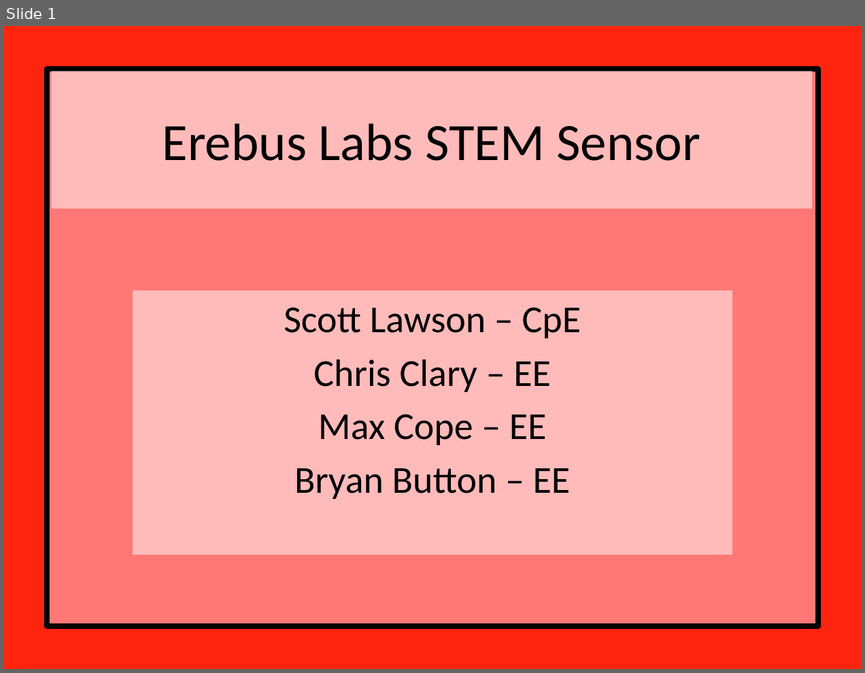
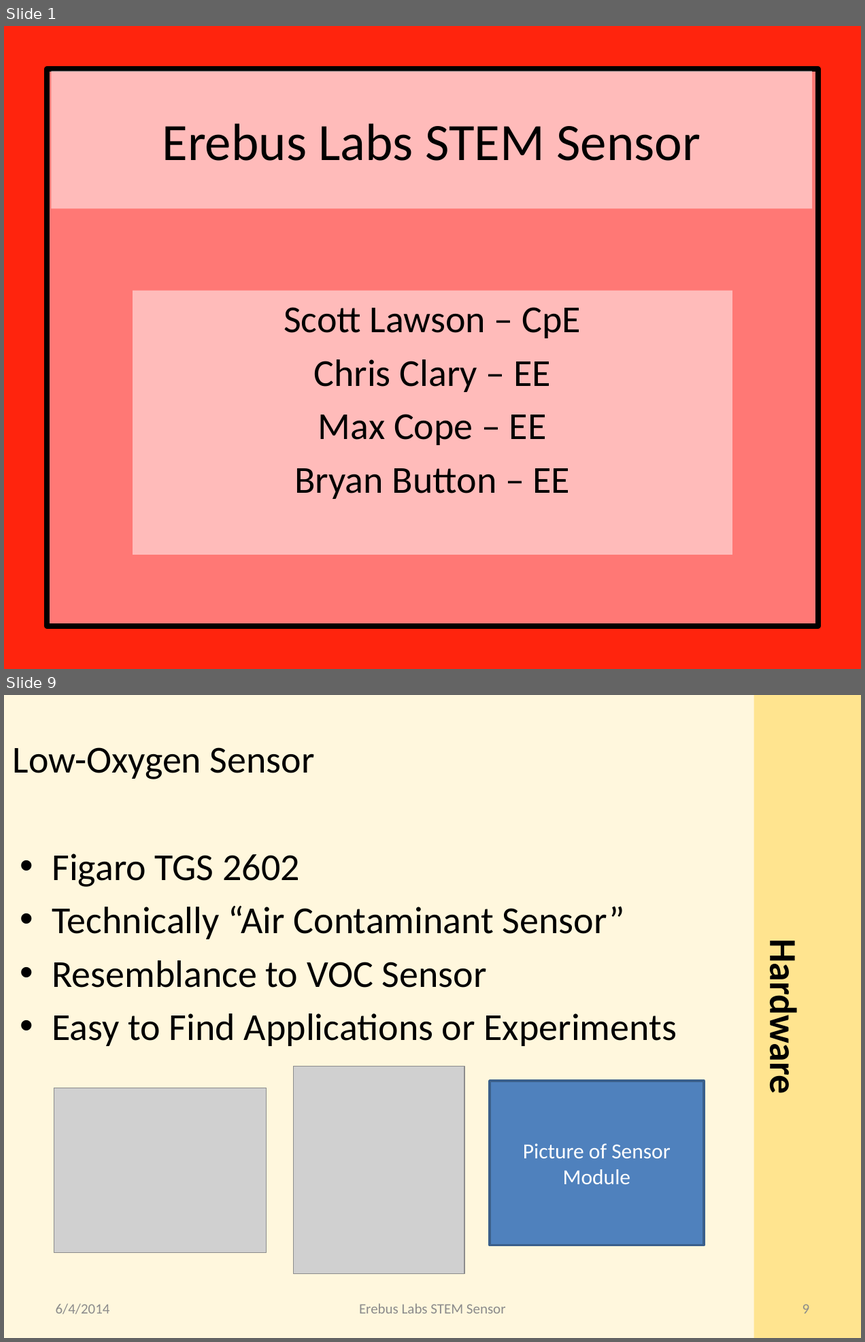
Before and after one commit to erebus-labs/PSU-VOC-SENSOR-2K14, a slide deck: Documents/Capstone Presentation.pptx. Shown one above the other, each under a label of ours: slide 1 before the commit, slides 1 and 9 after it; the slides between them are not shown. The pictures are 865x673 and 865x1342 pixels, drawn with LibreOffice and Linux fonts; fonts in the diff are those of the drawing; grey boxes stand for pictures. Boxes give left, top, right and bottom in pixels: in the first picture for what was removed or moved away, otherwise in the second. Text is boxed around its words. In the diff, an @@ line names an element or a change of style, - is before the commit and + after.

```diff
--- a/Documents/Capstone Presentation.pptx
+++ b/Documents/Capstone Presentation.pptx
@@ slide 9 added at bbox=[4, 695, 861, 1338], background #FFF7DD @@
@@ rectangle added at bbox=[753, 695, 861, 1338], fill #FFE48F @@
@@ text added at bbox=[13, 747, 315, 779], 32 pt, text #000000 @@
+Low-Oxygen Sensor
@@ text added at bbox=[52, 853, 677, 1046], 32 pt, text #000000 @@
+• Figaro TGS 2602
+• Technically “Air Contaminant Sensor”
+• Resemblance to VOC Sensor
+• Easy to Find Applications or Experiments
@@ text added at bbox=[759, 953, 806, 1089], 32 pt, text #000000, bold @@
+Hardware
@@ picture added at bbox=[294, 1066, 464, 1273] @@
@@ rectangle added at bbox=[490, 1081, 704, 1245], fill #4F81BD, outline #3A5F8C 2 pt, 18 pt, text #FFFFFF @@
+Picture of Sensor Module
@@ picture added at bbox=[54, 1087, 266, 1252] @@
@@ text added at bbox=[56, 1303, 110, 1314], 12 pt, text #8C8C8C @@
+6/4/2014
@@ text added at bbox=[359, 1303, 506, 1313], 12 pt, text #8C8C8C @@
+Erebus Labs STEM Sensor
@@ page number added at bbox=[802, 1304, 810, 1313], 12 pt, text #8C8C8C @@
+9
```
Also in this commit, not shown: 19 other slides added, 2 slides removed, 4 other files.
